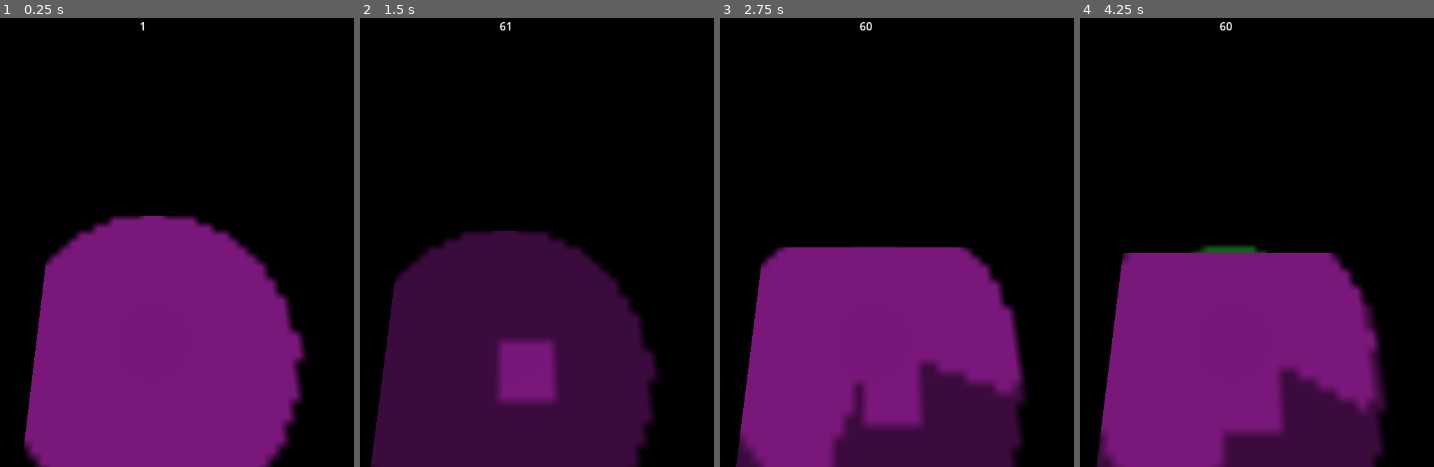
Above: before the commit, frames 1-4 (left to right).
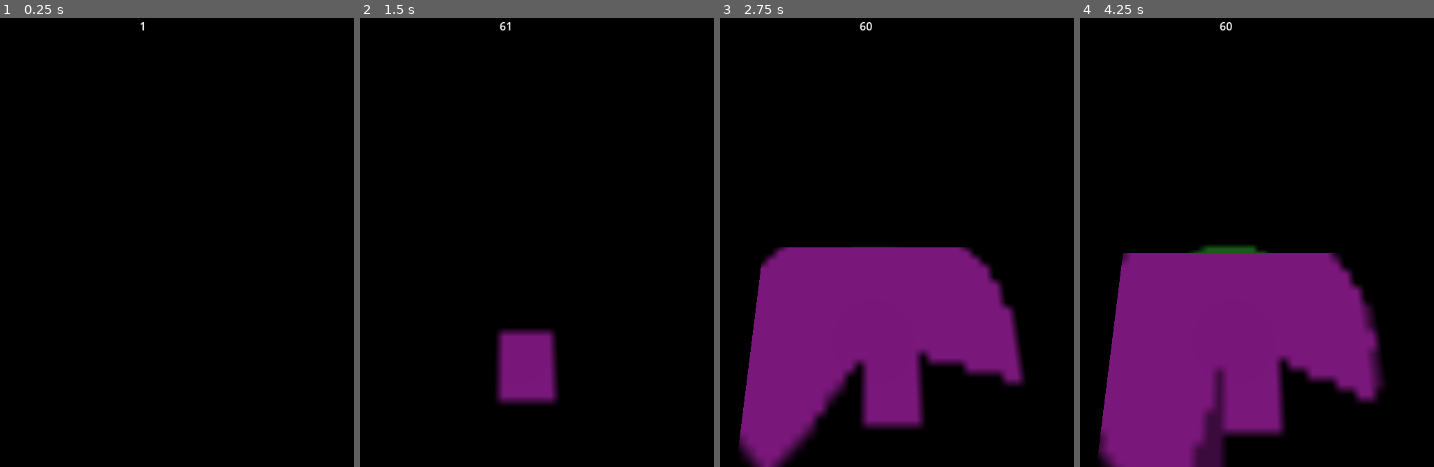
Above: after the commit, the same moments.

Repository: maddeem/Top-Down-Shooter
Game: Godot game, scene res://Scenes/WorldScene.tscn
Same seed, same stepped clock (60 frames per second), same inputs: the game is played once before the commit and once after it.
Inputs (mouse positions are in pixels of both pictures, inside the frame that each line leads up to):
- Up to frame 1 (0.25 s): no input
- Up to frame 2 (1.5 s): move the mouse to (689, 220) at 0.52 s; move the mouse to (outside the picture) at 1.27 s
- Up to frame 3 (2.75 s): move the mouse to (953, 143) at 2.02 s
- Up to frame 4 (4.25 s): move the mouse to (1193, 332) at 2.77 s; move the mouse to (outside the picture) at 3.52 s

The runs differ from the first frame. In frame 1, 38% of the frame differs, in the area x 6-87%, y 44-100%; in frame 2, 33%; in frame 3, 11%; in frame 4, 8.1%.

Commit message:
No Major Changes

Diff:
--- a/Top Down Shooter/Materials/FogOfWar.tres
+++ b/Top Down Shooter/Materials/FogOfWar.tres
@@ -4,9 +4,3 @@
 
 [resource]
 shader = ExtResource("1_ptu1b")
-shader_parameter/fog_color = Quaternion(0, 0, 0, 1)
-shader_parameter/reveal_color = Quaternion(0, 0, 0, 0)
-shader_parameter/explored_color = Quaternion(0, 0, 0, 0.5)
-shader_parameter/visibility_modifiers = PackedVector3Array(0, 0, 9.723)
-shader_parameter/visiblity_data = null
-shader_parameter/count = 1
--- a/Top Down Shooter/Materials/OccluderDebug.tres
+++ /dev/null
@@ -1,16 +0,0 @@
-[gd_resource type="ShaderMaterial" load_steps=2 format=3 uid="uid://j2qvo7h6fben"]
-
-[sub_resource type="Shader" id="Shader_h6h3y"]
-code = "shader_type spatial;
-uniform sampler2D albedo_texture : hint_default_black;
-uniform vec4 color_display = vec4(0,.7,0,1);
-//WIP
-void fragment() {
-	ALPHA = 0.0;
-}
-"
-
-[resource]
-render_priority = 0
-shader = SubResource("Shader_h6h3y")
-shader_parameter/color_display = Quaternion(0, 0.7, 0, 1)
--- a/Top Down Shooter/Materials/Shaders/FogOfWar.gdshader
+++ b/Top Down Shooter/Materials/Shaders/FogOfWar.gdshader
@@ -56,21 +56,16 @@
 			if (bresenham(ivec2(int(circlePos.x),int(circlePos.y)),iuv,scaler,visiblity_data[i])){
 				return reveal_color;
 			}else{
-				if (sample.a < 1.0){
-					color = explored_color;
-
-				}else{
-					color = sample;
-				}
+				float lt = fwhen_lt(sample.a,1.0);
+				color = lt * explored_color;
+				color += (1.0 - lt) * sample;
 				return color;
 			}
 		}
 	}
-	if (sample.a < 1.0){
-		color =explored_color;
-	}else{
-		color = sample;
-	}
+	float lt = fwhen_lt(sample.a,1.0);
+	color = lt * explored_color;
+	color += (1.0 - lt) * sample;
 	return color;
 }
 
--- a/Top Down Shooter/Scenes/FogOfWar.tscn
+++ b/Top Down Shooter/Scenes/FogOfWar.tscn
@@ -1,12 +1,9 @@
-[gd_scene load_steps=6 format=3 uid="uid://5ibql1cweuoy"]
+[gd_scene load_steps=4 format=3 uid="uid://5ibql1cweuoy"]
 
 [ext_resource type="Script" path="res://Scripts/FogOfWar.gd" id="2_6jr23"]
 [ext_resource type="Material" uid="uid://7utl4hincax8" path="res://Materials/FogOfWar.tres" id="3_6jf8f"]
-[ext_resource type="Material" uid="uid://j2qvo7h6fben" path="res://Materials/OccluderDebug.tres" id="4_pvi1j"]
 
 [sub_resource type="PlaceholderTexture2D" id="PlaceholderTexture2D_cyq4p"]
-
-[sub_resource type="PlaneMesh" id="PlaneMesh_3auhb"]
 
 [node name="FogOfWar" type="Node"]
 script = ExtResource("2_6jr23")
@@ -25,10 +22,4 @@
 
 [node name="Timer" type="Timer" parent="."]
 
-[node name="Occlusion Debug" type="MeshInstance3D" parent="."]
-transform = Transform3D(1, 0, 0, 0, 1, 0, 0, 0, 1, -0.612, 0.1, 0.149)
-visible = false
-mesh = SubResource("PlaneMesh_3auhb")
-surface_material_override/0 = ExtResource("4_pvi1j")
-
 [connection signal="timeout" from="Timer" to="." method="_update_fog"]
--- a/Top Down Shooter/Scenes/WorldScene.tscn
+++ b/Top Down Shooter/Scenes/WorldScene.tscn
@@ -47,6 +47,7 @@
 
 [node name="FogOccluder" parent="." instance=ExtResource("2_2qsyg")]
 transform = Transform3D(1, 0, 0, 0, 1, 0, 0, 0, 1, 27.861, 5, -74.0423)
+Occlusion_Height = 128
 Occluder_Texture = "res://Assets/OccluderTextures/Solid10x10.tga"
 Occlusion_Points = [Vector2i(-6, -6), Vector2i(-6, -5), Vector2i(-6, -4), Vector2i(-6, -3), Vector2i(-6, -2), Vector2i( …(2348 unchanged characters)…
 
@@ -56,6 +57,7 @@
 
 [node name="FogOccluder2" parent="." instance=ExtResource("2_2qsyg")]
 transform = Transform3D(62.528, 0, 0, 0, 62.528, 0, 0, 0, 62.528, 5.236, 0, 0)
+Occlusion_Height = 128
 Occluder_Texture = "res://Assets/OccluderTextures/Solid10x10.tga"
 Occlusion_Points = [Vector2i(-6, -6), Vector2i(-6, -5), Vector2i(-6, -4), Vector2i(-6, -3), Vector2i(-6, -2), Vector2i( …(2348 unchanged characters)…
 
--- a/Top Down Shooter/Scripts/FogOccluder.gd
+++ b/Top Down Shooter/Scripts/FogOccluder.gd
@@ -37,6 +37,7 @@
 @export var Occlusion_Points = []
 var Last_Points_Modified = []
 var Last_Position
+var Adjusted_Occlusion_Height
 var _last_Y
 
 func _physics_process(_delta) -> void:
@@ -44,4 +45,5 @@
 	if cur_pos != Last_Position or _last_Y != global_position.y:
 		Last_Position = cur_pos
 		_last_Y = global_position.y
+		Adjusted_Occlusion_Height = clamp((_last_Y + Occlusion_Height)*0.0078125,0.0,1.0)
 		add_to_group("UpdateOccluders")
--- a/Top Down Shooter/Scripts/FogOfWar.gd
+++ b/Top Down Shooter/Scripts/FogOfWar.gd
@@ -23,8 +23,8 @@
 		if not _material:
 			return
 		_double_size = value * 2
-		_map = Image.create(_double_size.x,_double_size.y,false,Image.FORMAT_RGBA8)
-		_map.fill(Color.BLACK)
+		occluder_image_map = Image.create(_double_size.x,_double_size.y,false,Image.FORMAT_RGBA8)
+		occluder_image_map.fill(Color.BLACK)
 		_previous_iteration.size = Dimensions + Vector2i(1,1)
 		_viewport.size = Dimensions + Vector2i(1,1)
 		_clamp_max = _double_size + Vector2i(1,1)
@@ -103,7 +103,7 @@
 # We can implement this by sampling different colors.
 # Right now:
 # Black = Weak Occlusion
-var _map : Image = Image.new()
+var occluder_image_map : Image = Image.new()
 var _occluder_map
 var _double_size : Vector2i
 var _clamp_max : Vector2i
@@ -120,9 +120,10 @@
 	Fog_Color = Fog_Color
 	Fog_Revealed_Color = Fog_Revealed_Color
 	Update_Period = Update_Period
-
-func convert_occlusion_height(pos_y,height) -> float:
-	return clamp((pos_y + height)*0.0078125,0,1.0)
+	Globals.FogOfWar = self
+
+func Position_To_Pixel(pos : Vector3) -> Vector2i:
+	return Vector2i(round(pos.x),round(pos.z)) + Dimensions
 
 func _update_fog() -> void:
 	_viewport.render_target_clear_mode = SubViewport.CLEAR_MODE_ONCE
@@ -151,14 +152,14 @@
 			#Update the occluder map
 			if occluder.Occlusion_Height >= _occluder_map[point.x][point.y]:
 				_occluder_map[point.x][point.y] = occluder.Occlusion_Height
-				update_pixels[point] = convert_occlusion_height(occluder.global_position.y,occluder.Occlusion_Height)
+				update_pixels[point] = occluder.Adjusted_Occlusion_Height
 
 			#Add this pixel to a dictionary via the vect2, which prevents duplicate entries
 	#Update our bitmap with whatever pixels we need to change
 	if update_pixels.size() > 0:
 		for point in update_pixels:
-			_map.set_pixelv(point,Color(update_pixels[point],0,0))
-		tex = ImageTexture.create_from_image(_map)
+			occluder_image_map.set_pixelv(point,Color(update_pixels[point],0,0))
+		tex = ImageTexture.create_from_image(occluder_image_map)
 		RenderingServer.global_shader_parameter_set("OcclusionMap", tex)
 
 	#VISIBLITY MODIFIER LOGIC
@@ -166,9 +167,9 @@
 	var mods : PackedVector3Array = []
 	var mods2 = []
 	for modifier in get_tree().get_nodes_in_group("VisibilityModifiers"):
-		var pos = Vector2i(round(modifier.global_position.x),round(modifier.global_position.z)) + Dimensions
+		var pos = Position_To_Pixel(modifier.global_position)
 		mods.append(Vector3i(pos.x,pos.y,modifier.Radius))
-		mods2.append(convert_occlusion_height(modifier.global_position.y,modifier.Vision_Height))
+		mods2.append(modifier.Adjusted_Vision_Height)
 	#Update our shaders with the packed data
 	_material.set_shader_parameter("visibility_modifiers",mods)
 	_material.set_shader_parameter("visiblity_data",mods2)
--- /dev/null
+++ b/Top Down Shooter/Scripts/Globals.gd
@@ -0,0 +1,2 @@
+extends Node
+var FogOfWar
--- a/Top Down Shooter/Scripts/VisibilityModifier.gd
+++ b/Top Down Shooter/Scripts/VisibilityModifier.gd
@@ -4,13 +4,50 @@
 @export_range(0,999) var Radius : int = 10:
 	set(value):
 		Radius = value
-		add_to_group("VisibilityModifiers")
-@export_range(0,256) var Vision_Height : int = 256
-# Called when the node enters the scene tree for the first time.
+@export_range(0,256) var Vision_Height : int = 256:
+	set(value):
+		Vision_Height = value
+		if _last_Y:
+			_update_adjuste_height()
+
+var Adjusted_Vision_Height
+var _last_Y
+
+func IsPointVisible(pos : Vector3):
+	var Fog = Globals.FogOfWar
+	var Map : Image = Fog.occluder_image_map
+	var p0 : Vector2i = Fog.Position_To_Pixel(global_position)
+	var p1 : Vector2i = Fog.Position_To_Pixel(pos)
+	var dx = abs(p1.x - p0.x)
+	var dy = -abs(p1.y - p0.y)
+	var err = dx + dy
+	var e2 = 2 * err
+	var sx = 1 if p0[0] < p1[0] else -1
+	var sy = 1 if p0[1] < p1[1] else -1
+	while true:
+		if Adjusted_Vision_Height < Map.get_pixelv(p0).r:
+			return false
+		elif p0 == p1:
+			return true
+		e2 = 2 * err
+		if e2 >= dy:
+			err += dy
+			p0[0] += sx
+		if e2 <= dx:
+			err += dx
+			p0[1] += sy
+
+func _update_adjuste_height():
+	Adjusted_Vision_Height = clamp((global_position.y + Vision_Height)*0.0078125,0.0,1.0)
+
 func _ready() -> void:
-	Radius = Radius
+	_update_adjuste_height()
+	add_to_group("VisibilityModifiers")
 
 func _physics_process(delta) -> void:
+	if _last_Y != global_position.y:
+		_last_Y = global_position.y
+		_update_adjuste_height()
 	#ONLY FOR TESTING!
 	var vp = get_viewport()
 	var cam = vp.get_camera_3d()
--- a/Top Down Shooter/project.godot
+++ b/Top Down Shooter/project.godot
@@ -18,6 +18,7 @@
 [autoload]
 
 Cache="*res://Scripts/Cache.gd"
+Globals="*res://Scripts/Globals.gd"
 
 [rendering]
 
